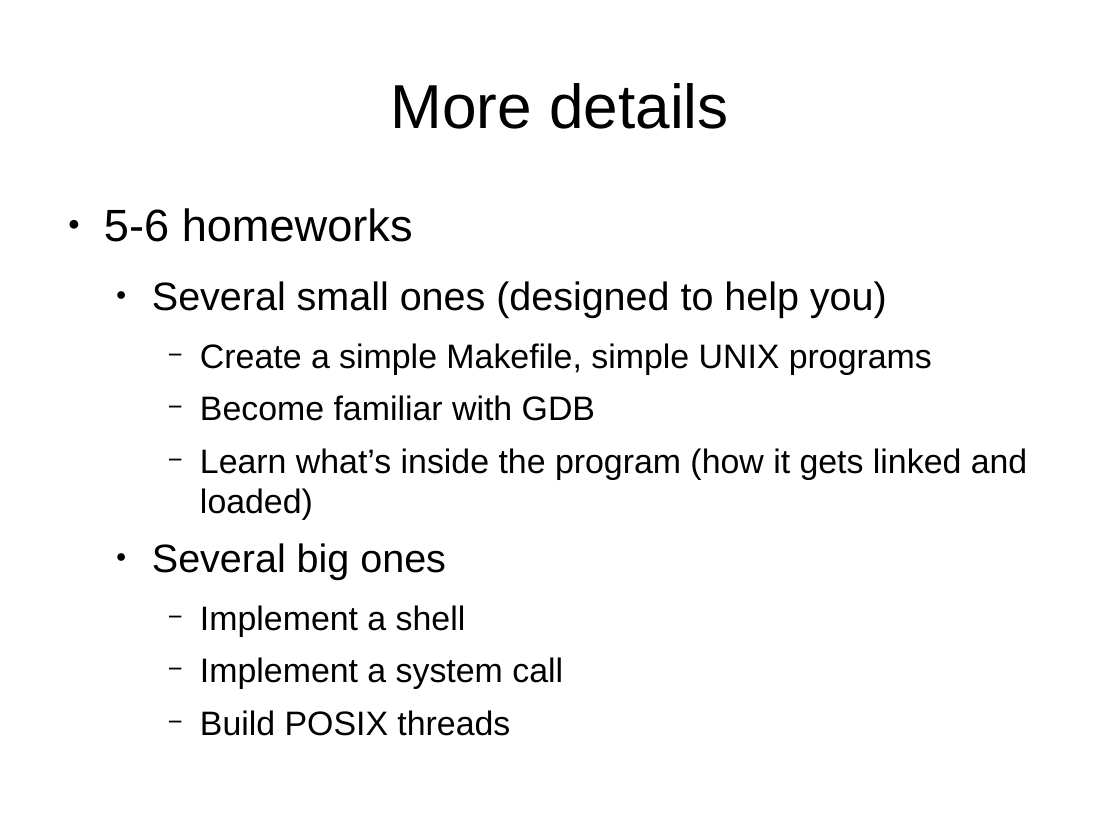
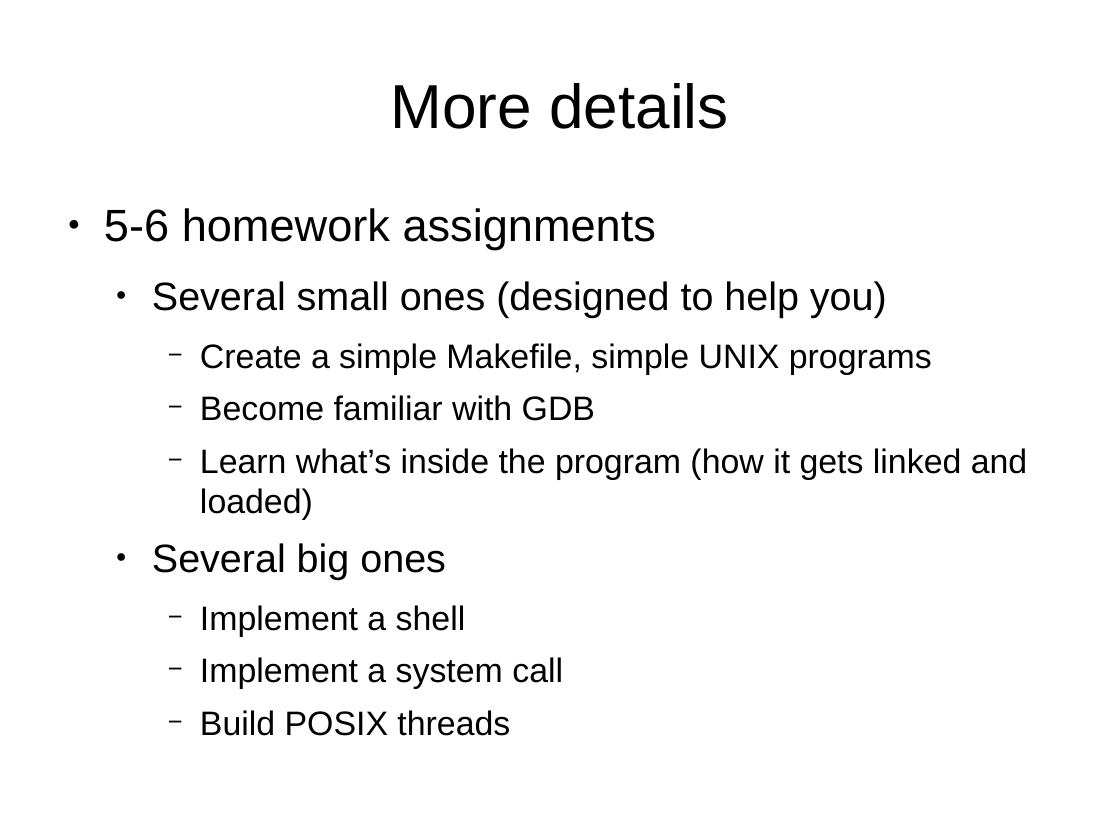
Before and after one commit to antonburtsev/cs5460, a slide deck: slide 6 of lectures/lecture00-logistics/lecture00-logistics.odp (slide 5 before the commit). Drawn at 1120x840 pixels with LibreOffice and Linux fonts; fonts in the diff are those of the drawing. Boxes give left, top, right and bottom in pixels: in the first picture for what was removed or moved away, otherwise in the second. Text is boxed around its words. In the diff, an @@ line names an element or a change of style, - is before the commit and + after.

```diff
--- a/lectures/lecture00-logistics/lecture00-logistics.odp
+++ b/lectures/lecture00-logistics/lecture00-logistics.odp
@@ text at bbox=[104, 208, 656, 250]: text changed @@
-● 5-6 homeworks
+● 5-6 homework assignments
```
Also in this commit, not shown: 3 other slides changed, 2 slides added, 1 slide removed, 5 other files.
